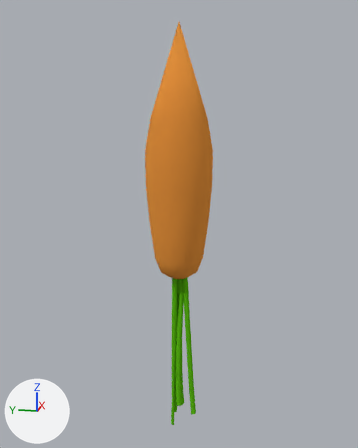
One commit to the Blender file frontend/Assets/Models/porkkana.blend: the scene before it, then after it.
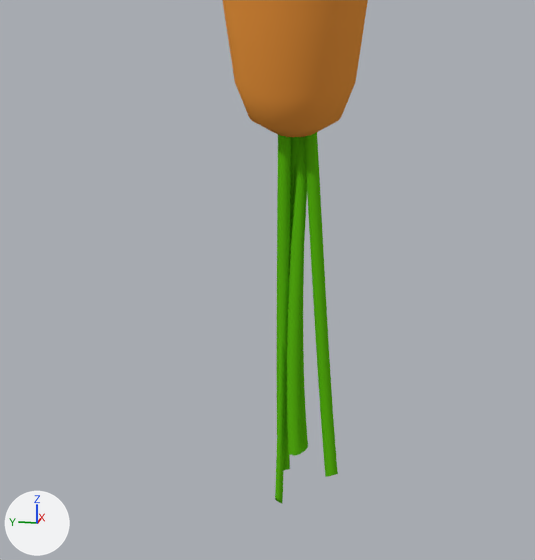
Old and new are each drawn whole from a camera (50 mm lens) standing at (-17.45, -3.49, 8.56) and looking at (0.16, 0.03, 4.16) and again close up on the part from 17% to 77% of the width and 50% to 100% of the height. Every picture has the same lights, and +X, +Y and +Z are marked at lower left.

The older version as bpy lines, for what is in view:
```python
ob_cone = bpy.data.objects.new('Cone', me_cone)
ob_cone.location = (0.0, 0.0, 2.47)
ob_nurbspath = bpy.data.objects.new('NurbsPath', cu_nurbspath)
ob_nurbspath.location = (0.0, -0.07, 0.77)
ob_nurbspath.rotation_euler = (1.665, -1.48, 0.0)  # degrees (95, -85, 0)
ob_nurbspath.scale = (1.93, 0.565, 0.647)
ob_nurbspath_001 = bpy.data.objects.new('NurbsPath.001', cu_nurbspath_001)
ob_nurbspath_001.location = (0.04, 0.19, 0.69)
ob_nurbspath_001.rotation_euler = (-6.608, -1.48, 0.0)  # degrees (341, -85, 0)
ob_nurbspath_001.scale = (2.35, 0.347, 0.444)
ob_nurbspath_002 = bpy.data.objects.new('NurbsPath.002', cu_nurbspath_002)
ob_nurbspath_002.location = (-0.07, 0.16, 0.67)
ob_nurbspath_002.rotation_euler = (0.531, -1.553, 0.0)  # degrees (30, -89, 0)
ob_nurbspath_002.scale = (2.13, 0.618, 0.661)
ob_nurbspath_003 = bpy.data.objects.new('NurbsPath.003', cu_nurbspath_003)
ob_nurbspath_003.location = (0.2, 0.01, 0.82)
ob_nurbspath_003.rotation_euler = (1.665, -1.636, 0.0)  # degrees (95, -94, 0)
ob_nurbspath_003.scale = (2.22, 0.651, 0.745)
ob_nurbspath_004 = bpy.data.objects.new('NurbsPath.004', cu_nurbspath_004)
ob_nurbspath_004.location = (-0.07, -0.34, 0.68)
ob_nurbspath_004.rotation_euler = (-0.785, -1.502, 1.315)  # degrees (-45, -86, 75)
ob_nurbspath_004.scale = (2.13, 0.618, 0.661)
```
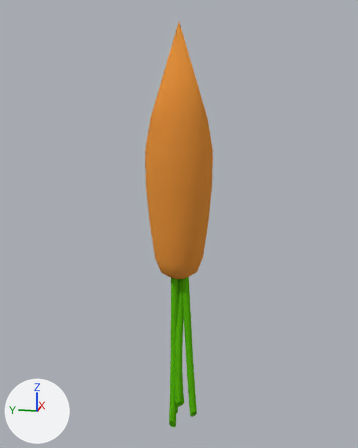
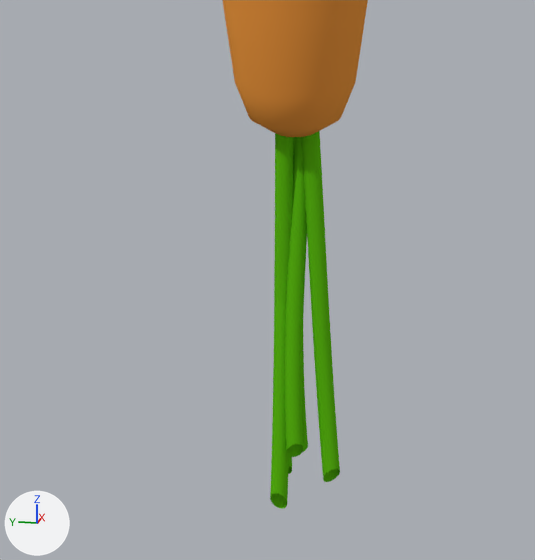
Where the change shows, as pixel boxes [x1, y1, x2, y2] in the close-ups (535 x 560 px):
'NurbsPath.003', reshaped
    before: [290, 137, 308, 456]
    after: [270, 131, 340, 509]
'NurbsPath.004', deleted (green)
    before: [304, 132, 338, 477]
'NurbsPath', deleted (green)
    before: [287, 137, 307, 455]
'NurbsPath.002', deleted (green)
    before: [277, 135, 291, 470]
'NurbsPath.001', deleted (green)
    before: [275, 335, 286, 503]

Diff of the bpy script that builds the scene:
```diff
--- a/frontend/Assets/Models/porkkana.blend.py
+++ b/frontend/Assets/Models/porkkana.blend.py
@@ cu_nurbspath_003 @@
 _sp = cu_nurbspath_003.splines.new('NURBS'); _sp.points.add(4)
 _sp.points.foreach_set('co', [-2.0, 0.0, 0.0, 1.0, -1.0, 0.0, -0.201, 1.0, 0.0, 0.0, 0.0, 1.0, 1.0, 0.0, 0.116, 1.0, 1.977, 0.0752, 0.156, 1.0])
+_sp.order_u = 5
+_sp.order_v = 0
+_sp.use_endpoint_u = True
+_sp = cu_nurbspath_003.splines.new('NURBS'); _sp.points.add(4)
+_sp.points.foreach_set('co', [-1.732, 1.235, 0.00993, 1.0, -0.874, 0.778, -0.127, 1.0, -0.0182, 0.321, 0.0853, 1.0, 0.838, -0.136, 0.224, 1.0, 1.678, -0.517, 0.295, 1.0])
+_sp.order_u = 5
+_sp.order_v = 0
+_sp.use_endpoint_u = True
+_sp = cu_nurbspath_003.splines.new('NURBS'); _sp.points.add(4)
+_sp.points.foreach_set('co', [-2.146, 1.34, -0.347, 1.0, -1.107, 0.66, -0.253, 1.0, -0.0573, 0.227, -0.255, 1.0, 0.99, -0.258, -0.237, 1.0, 2.011, -0.793, -0.234, 1.0])
+_sp.order_u = 5
+_sp.order_v = 0
+_sp.use_endpoint_u = True
+_sp = cu_nurbspath_003.splines.new('NURBS'); _sp.points.add(4)
+_sp.points.foreach_set('co', [-1.97, 0.946, -0.273, 1.0, -1.019, 0.494, -0.326, 1.0, -0.0592, 0.411, -0.229, 1.0, 0.899, 0.249, -0.163, 1.0, 1.834, 0.0545, -0.183, 1.0])
+_sp.order_u = 5
+_sp.order_v = 0
+_sp.use_endpoint_u = True
+_sp = cu_nurbspath_003.splines.new('NURBS'); _sp.points.add(4)
+_sp.points.foreach_set('co', [-1.965, 1.058, 0.772, 1.0, -1.018, 0.586, 0.529, 1.0, -0.0586, 0.482, 0.436, 1.0, 0.898, 0.301, 0.311, 1.0, 1.83, 0.0865, 0.106, 1.0])
 _sp.order_u = 5
@@ ob_nurbspath @@
-ob_nurbspath = bpy.data.objects.new('NurbsPath', cu_nurbspath)
-ob_nurbspath.location = (0.0, -0.07, 0.77)
-ob_nurbspath.rotation_euler = (1.665, -1.48, 0.0)  # degrees (95, -85, 0)
-ob_nurbspath.scale = (1.93, 0.565, 0.647)
@@ ob_nurbspath_001 @@
-ob_nurbspath_001 = bpy.data.objects.new('NurbsPath.001', cu_nurbspath_001)
-ob_nurbspath_001.location = (0.04, 0.19, 0.69)
-ob_nurbspath_001.rotation_euler = (-6.608, -1.48, 0.0)  # degrees (341, -85, 0)
-ob_nurbspath_001.scale = (2.35, 0.347, 0.444)
@@ ob_nurbspath_002 @@
-ob_nurbspath_002 = bpy.data.objects.new('NurbsPath.002', cu_nurbspath_002)
-ob_nurbspath_002.location = (-0.07, 0.16, 0.67)
-ob_nurbspath_002.rotation_euler = (0.531, -1.553, 0.0)  # degrees (30, -89, 0)
-ob_nurbspath_002.scale = (2.13, 0.618, 0.661)
@@ ob_nurbspath_004 @@
-ob_nurbspath_004 = bpy.data.objects.new('NurbsPath.004', cu_nurbspath_004)
-ob_nurbspath_004.location = (-0.07, -0.34, 0.68)
-ob_nurbspath_004.rotation_euler = (-0.785, -1.502, 1.315)  # degrees (-45, -86, 75)
-ob_nurbspath_004.scale = (2.13, 0.618, 0.661)
```
